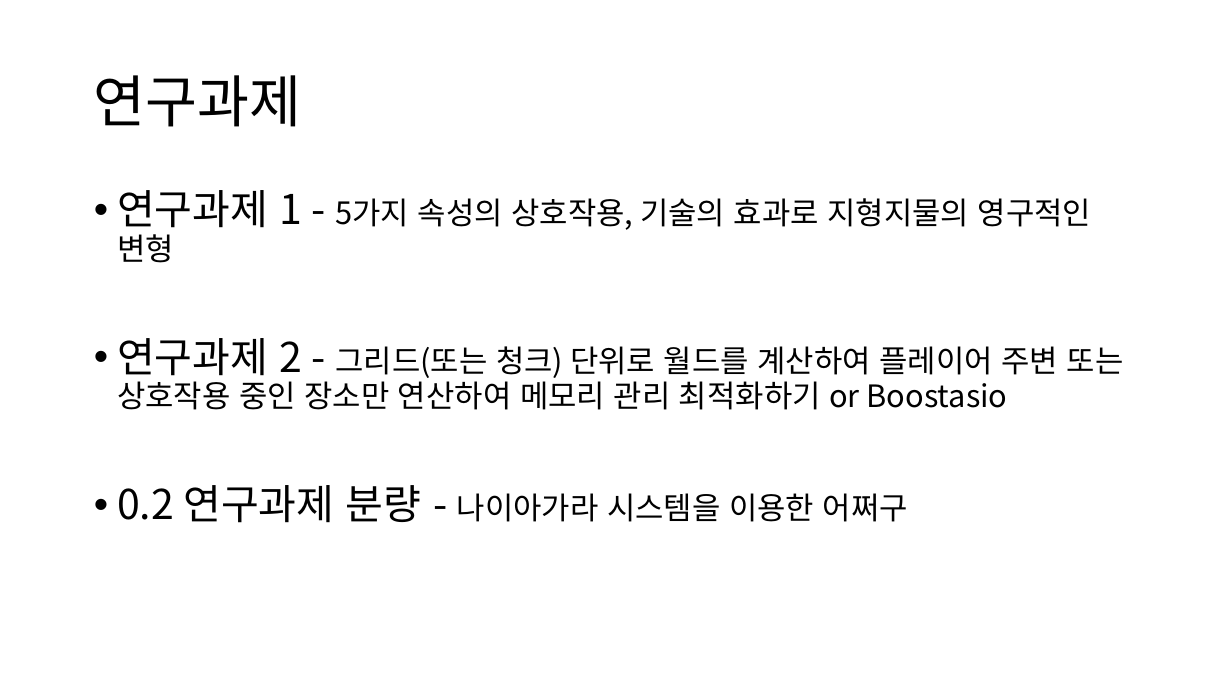
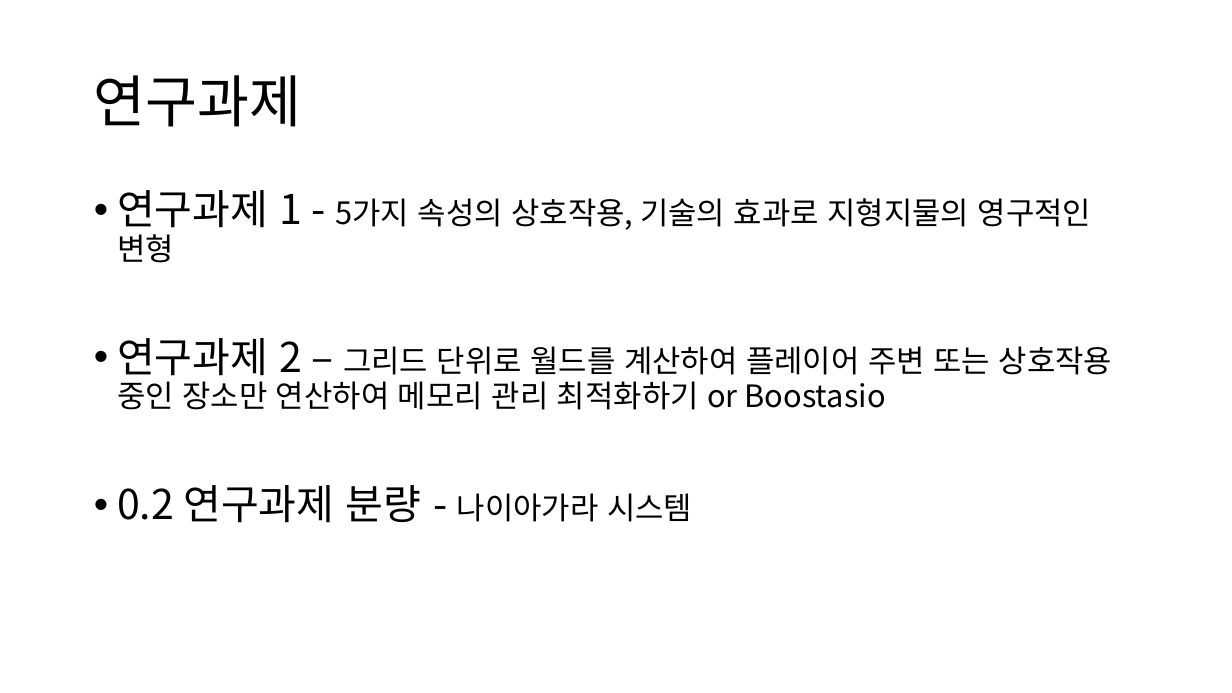
Before and after one commit to maru3172/ProjectJJ, a slide deck: slide 12 of Temp/HG/졸업작품 PPT.pptx. Drawn at 1232x693 pixels with LibreOffice and Linux fonts; fonts in the diff are those of the drawing. Boxes give left, top, right and bottom in pixels: in the first picture for what was removed or moved away, otherwise in the second. Text is boxed around its words. In the diff, an @@ line names an element or a change of style, - is before the commit and + after.

Commit message:
ppt 수정 그리고 파일명 변경

```diff
--- a/Temp/HG/졸업작품 PPT.pptx
+++ b/Temp/HG/졸업작품 PPT.pptx
@@ text at (117,338,1112,523): text changed @@
-• 연구과제 2 - 그리드(또는 청크) 단위로 월드를 계산하여 플레이어 주변 또는 상호작용 중인 장소만 연산하여 메모리 관리 최적화하기 or Boostasio
-• 0.2 연구과제 분량 - 나이아가라 시스템을 이용한 어쩌구
+• 연구과제 2 – 그리드 단위로 월드를 계산하여 플레이어 주변 또는 상호작용 중인 장소만 연산하여 메모리 관리 최적화하기 or Boostasio
+• 0.2 연구과제 분량 - 나이아가라 시스템
```
Also in this commit, not shown: 4 other slides changed, 1 other file.
